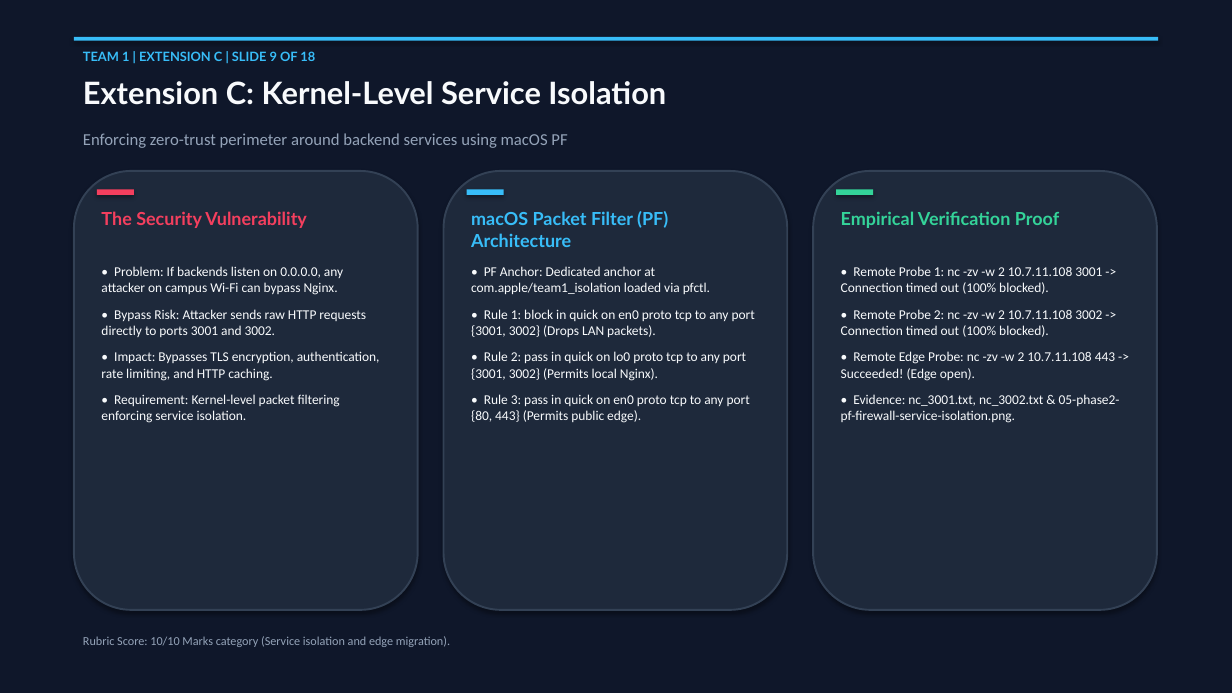
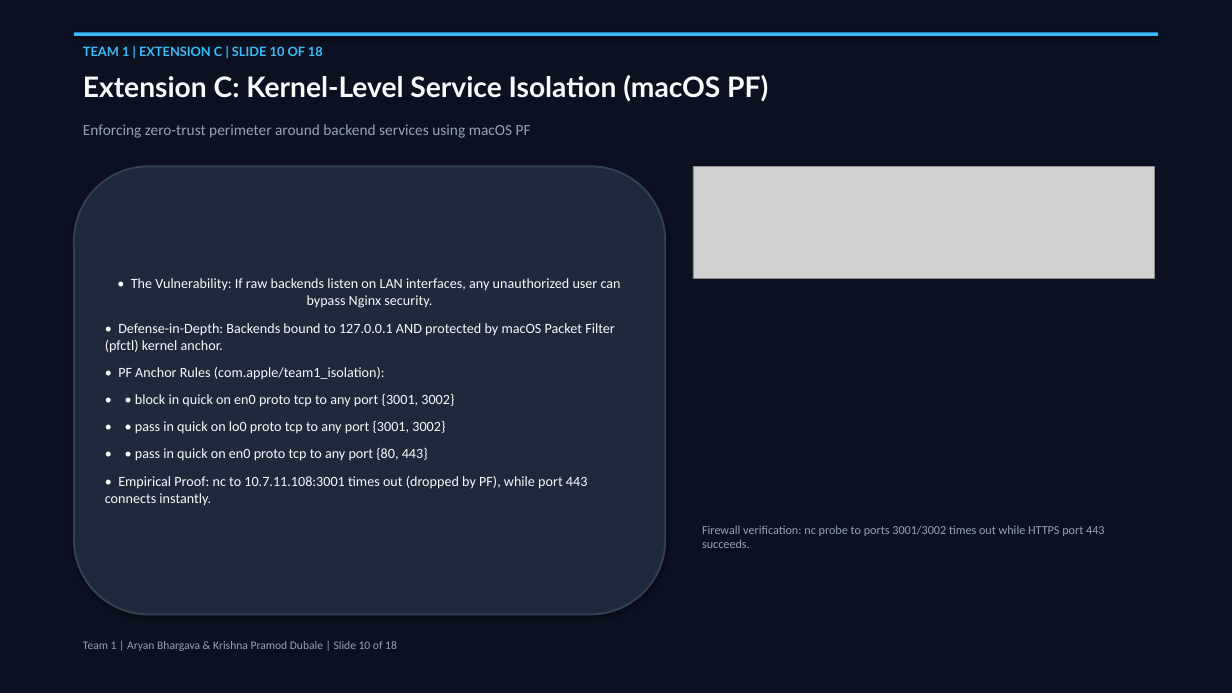
Before and after one commit to sanath-2512/Computer_Network, a slide deck: slide 10 of docs/Phase2_Final_Presentation_Team1.pptx (slide 9 before the commit). Drawn at 1232x693 pixels with LibreOffice and Linux fonts; fonts in the diff are those of the drawing; grey boxes stand for pictures. Boxes give left, top, right and bottom in pixels: in the first picture for what was removed or moved away, otherwise in the second. Text is boxed around its words. In the diff, an @@ line names an element or a change of style, - is before the commit and + after.

Commit message:
docs: rebuild presentation in 16:9 widescreen with embedded evidence screenshots

```diff
--- a/docs/Phase2_Final_Presentation_Team1.pptx
+++ b/docs/Phase2_Final_Presentation_Team1.pptx
@@ rectangle at bbox=[0, 0, 1232, 693]: fill #0F172A to #0B1120; outline #0F172A 0.75 pt to #0B1120 0.75 pt @@
@@ rectangle: place and size @@
-rectangle at bbox=[74, 37, 1158, 41]
+rectangle at bbox=[74, 32, 1158, 36]
@@ text at bbox=[83, 46, 323, 56]: text changed @@
-TEAM 1 | EXTENSION C | SLIDE 9 OF 18
+TEAM 1 | EXTENSION C | SLIDE 10 OF 18
@@ text at bbox=[83, 75, 768, 102]: text changed; size 24 to 22 pt @@
-Extension C: Kernel-Level Service Isolation
+Extension C: Kernel-Level Service Isolation (macOS PF)
@@ text "Enforcing zero-trust perimeter around backend ...": place and size @@
-text "Enforcing zero-trust perimeter around backend ..." at bbox=[83, 133, 567, 148]
+text "Enforcing zero-trust perimeter around backend ..." at bbox=[83, 124, 531, 138]
@@ text "Enforcing zero-trust perimeter around backend ..." at bbox=[83, 124, 531, 138]: size 13 to 12 pt @@
@@ rounded rectangle removed at bbox=[74, 171, 418, 610] @@
@@ rounded rectangle added at bbox=[74, 166, 665, 615], fill #1E293B, outline #334155 1.5 pt, 11 pt, text #F8FAFC @@
+• The Vulnerability: If raw backends listen on LAN interfaces, any unauthorized user can bypass Nginx security.
+• Defense-in-Depth: Backends bound to 127.0.0.1 AND protected by macOS Packet Filter (pfctl) kernel anchor.
+• PF Anchor Rules (com.apple/team1_isolation):
+• • block in quick on en0 proto tcp to any port {3001, 3002}
+• • pass in quick on lo0 proto tcp to any port {3001, 3002}
+• • pass in quick on en0 proto tcp to any port {80, 443}
+• Empirical Proof: nc to 10.7.11.108:3001 times out (dropped by PF), while port 443 connects instantly.
@@ rounded rectangle removed at bbox=[444, 171, 787, 610] @@
@@ picture added at bbox=[693, 166, 1155, 279] @@
@@ rounded rectangle removed at bbox=[813, 171, 1157, 610] @@
@@ rectangle removed at bbox=[97, 189, 134, 195] @@
@@ rectangle removed at bbox=[467, 189, 504, 195] @@
@@ rectangle removed at bbox=[836, 189, 873, 195] @@
@@ text removed at bbox=[101, 211, 307, 228] @@
-The Security Vulnerability
@@ text removed at bbox=[471, 211, 668, 247] @@
-macOS Packet Filter (PF) Architecture
@@ text removed at bbox=[841, 211, 1059, 228] @@
-Empirical Verification Proof
@@ text removed at bbox=[101, 266, 380, 423] @@
-• Problem: If backends listen on 0.0.0.0, any attacker on campus Wi-Fi can bypass Nginx.
-• Bypass Risk: Attacker sends raw HTTP requests directly to ports 3001 and 3002.
-• Impact: Bypasses TLS encryption, authentication, rate limiting, and HTTP caching.
-• Requirement: Kernel-level packet filtering enforcing service isolation.
@@ text removed at bbox=[471, 266, 755, 423] @@
-• PF Anchor: Dedicated anchor at com.apple/team1_isolation loaded via pfctl.
-• Rule 1: block in quick on en0 proto tcp to any port {3001, 3002} (Drops LAN packets).
-• Rule 2: pass in quick on lo0 proto tcp to any port {3001, 3002} (Permits local Nginx).
-• Rule 3: pass in quick on en0 proto tcp to any port {80, 443} (Permits public edge).
@@ text removed at bbox=[841, 266, 1120, 423] @@
-• Remote Probe 1: nc -zv -w 2 10.7.11.108 3001 -> Connection timed out (100% blocked).
-• Remote Probe 2: nc -zv -w 2 10.7.11.108 3002 -> Connection timed out (100% blocked).
-• Remote Edge Probe: nc -zv -w 2 10.7.11.108 443 -> Succeeded! (Edge open).
-• Evidence: nc_3001.txt, nc_3002.txt & 05-phase2-pf-firewall-service-isolation.png.
@@ text added at bbox=[702, 525, 1104, 548], 9.5 pt, text #94A3B8 @@
+Firewall verification: nc probe to ports 3001/3002 times out while HTTPS port 443 succeeds.
@@ text removed at bbox=[83, 636, 450, 647] @@
-Rubric Score: 10/10 Marks category (Service isolation and edge migration).
@@ text added at bbox=[83, 641, 397, 651], 9 pt, text #94A3B8 @@
+Team 1 | Aryan Bhargava & Krishna Pramod Dubale | Slide 10 of 18
```
Also in this commit, not shown: 11 other slides changed, 6 slides added, 6 slides removed, 3 other files.
